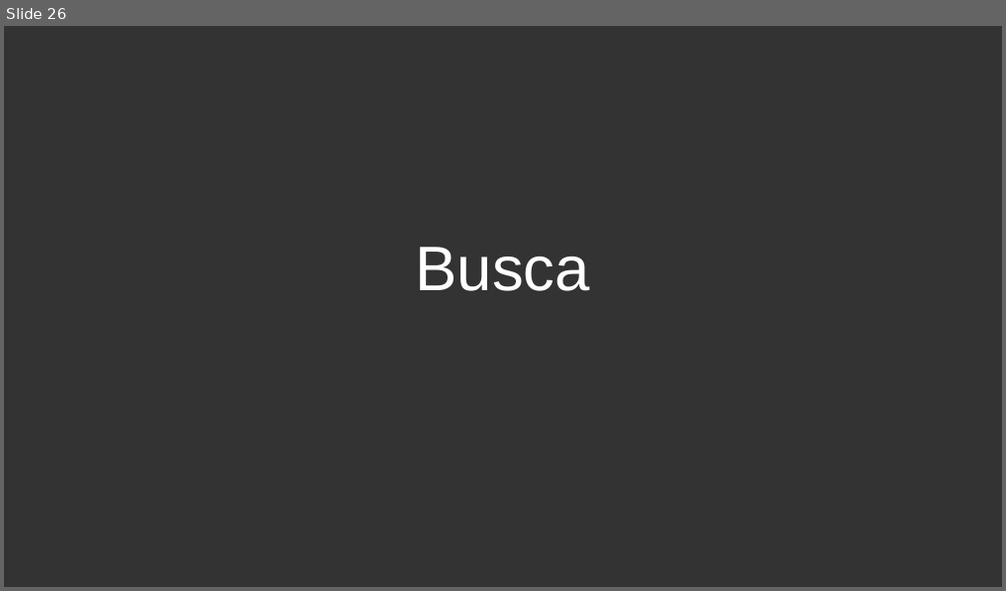
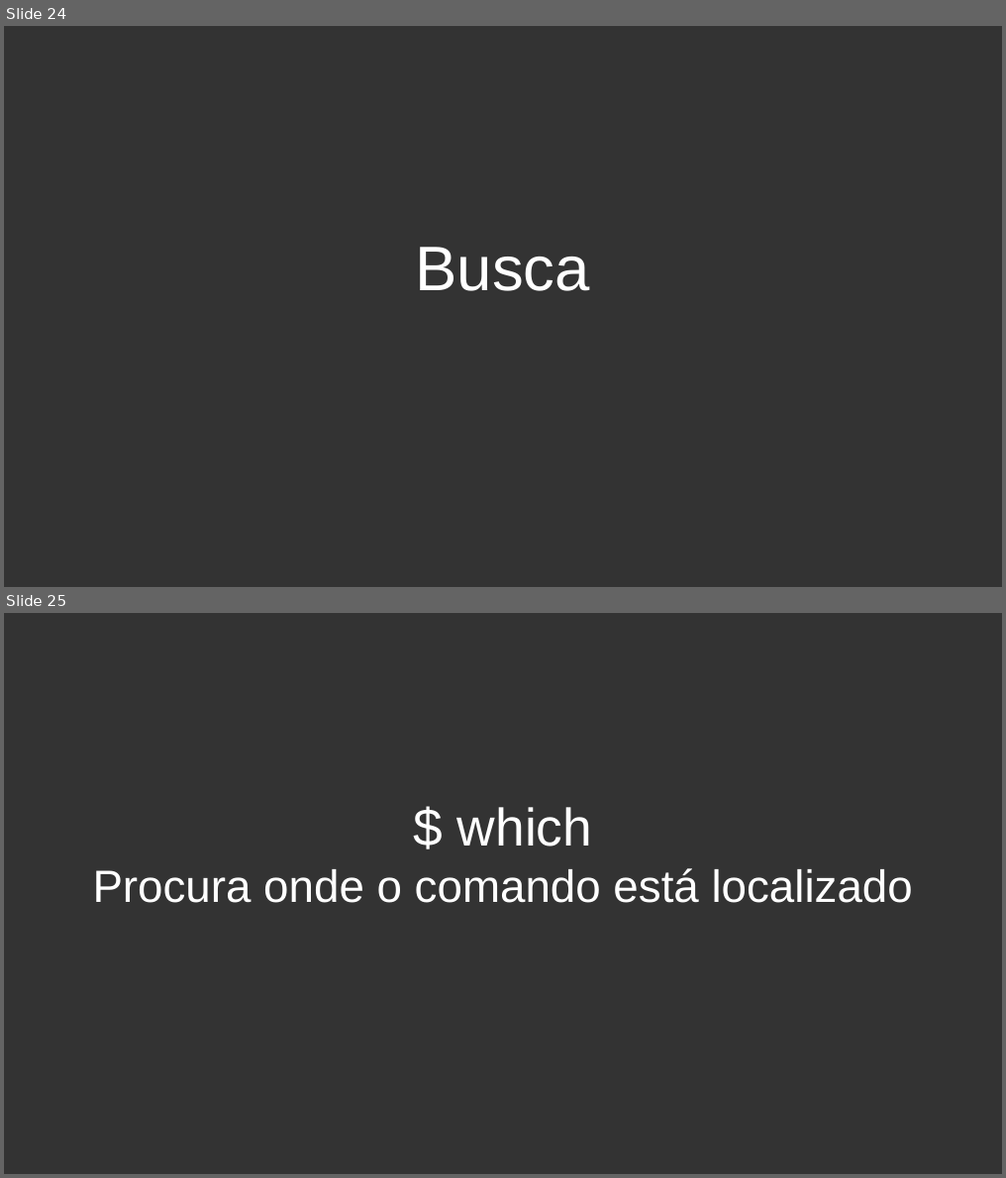
Before and after one commit to petecoutfpr/curso-linux-peteco, a slide deck: 2018-1/linux basico aula 5.odp. Shown one above the other, each under a label of ours: slide 26 before the commit, slides 24 and 25 after it. The pictures are 1006x591 and 1006x1178 pixels, drawn with LibreOffice and Linux fonts; fonts in the diff are those of the drawing; background and template pictures are left out. Boxes give left, top, right and bottom in pixels: in the first picture for what was removed or moved away, otherwise in the second. Text is boxed around its words. In the diff, an @@ line names an element or a change of style, - is before the commit and + after.

```diff
--- a/2018-1/linux basico aula 5.odp
+++ b/2018-1/linux basico aula 5.odp
@@ slide 25 added at box(4, 613, 1002, 1174), background #333333 @@
@@ subtitle added at box(93, 807, 913, 903), 36 pt, text #FFFFFF @@
+$ which
+Procura onde o comando está localizado
@@ what was slide 26 is now slide 24 @@
```
Also in this commit, not shown: 1 slide changed, 8 other slides added, 4 slides removed.
